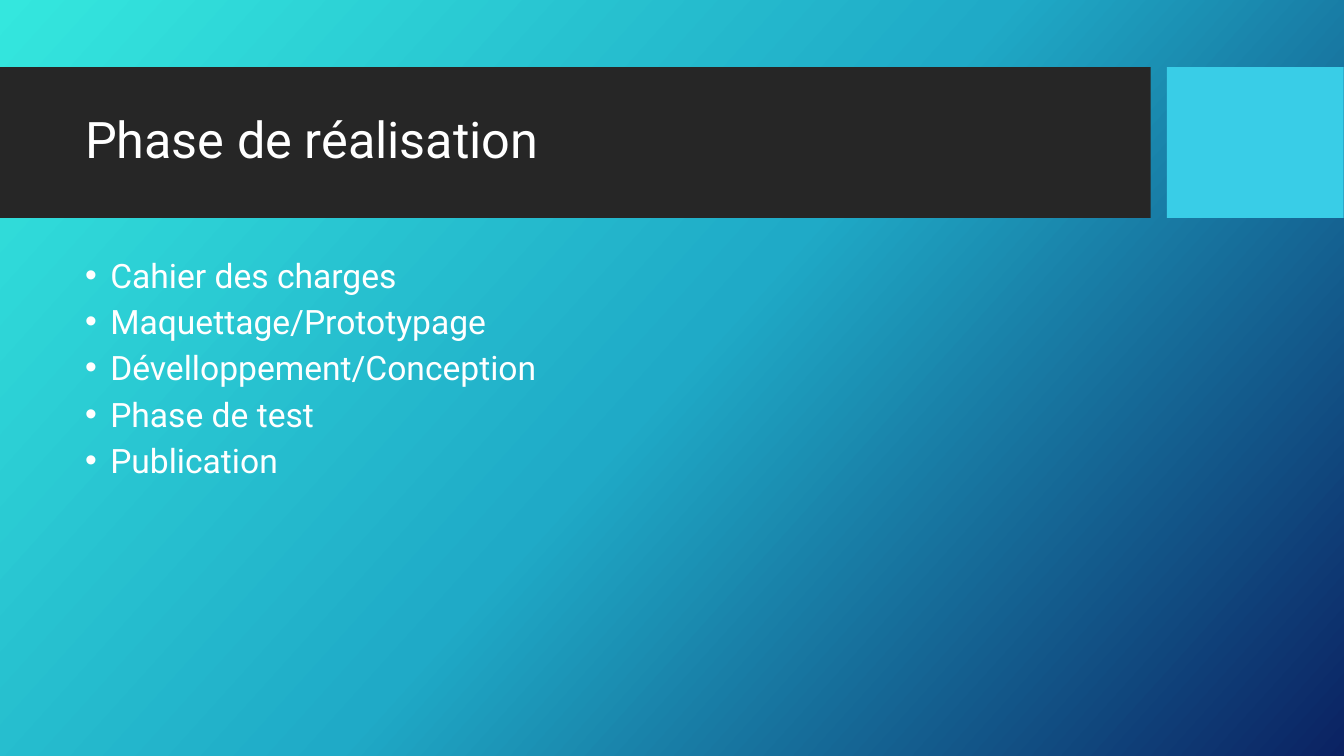
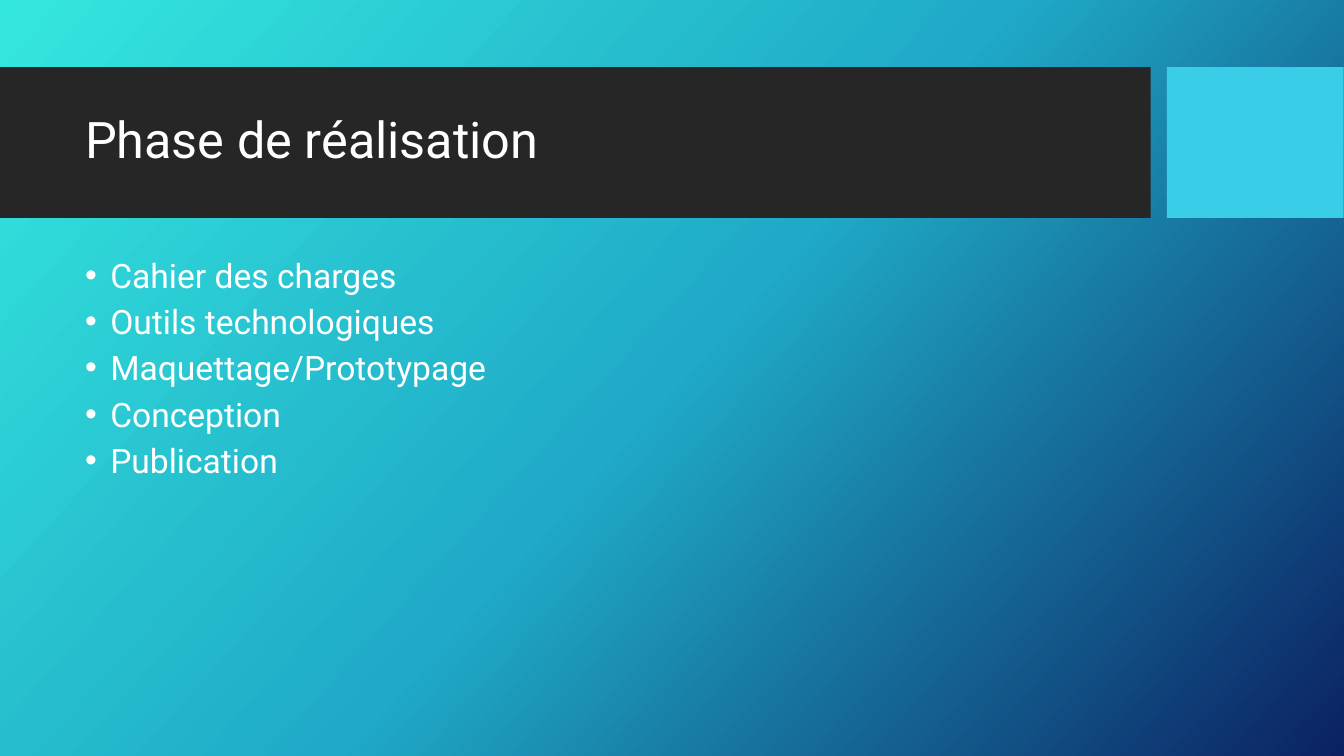
Before and after one commit to Lanagramme/NewsAntilles, a slide deck: slide 8 of DEVELLOPEUR WEB ET WEB MOBILE.pptx. Drawn at 1344x756 pixels with LibreOffice and Linux fonts; fonts in the diff are those of the drawing; background and template pictures are left out. Boxes give left, top, right and bottom in pixels: in the first picture for what was removed or moved away, otherwise in the second. Text is boxed around its words. In the diff, an @@ line names an element or a change of style, - is before the commit and + after.

```diff
--- a/DEVELLOPEUR WEB ET WEB MOBILE.pptx
+++ b/DEVELLOPEUR WEB ET WEB MOBILE.pptx
@@ text at <box>110,308,435,341</box>: paragraph added @@
+• Outils technologiques
@@ text at <box>110,403,281,434</box>: text changed @@
-• Dévelloppement/Conception
-• Phase de test
+• Conception
```
Also in this commit, not shown: 5 other slides changed, 16 slides added, 2 slides removed.
